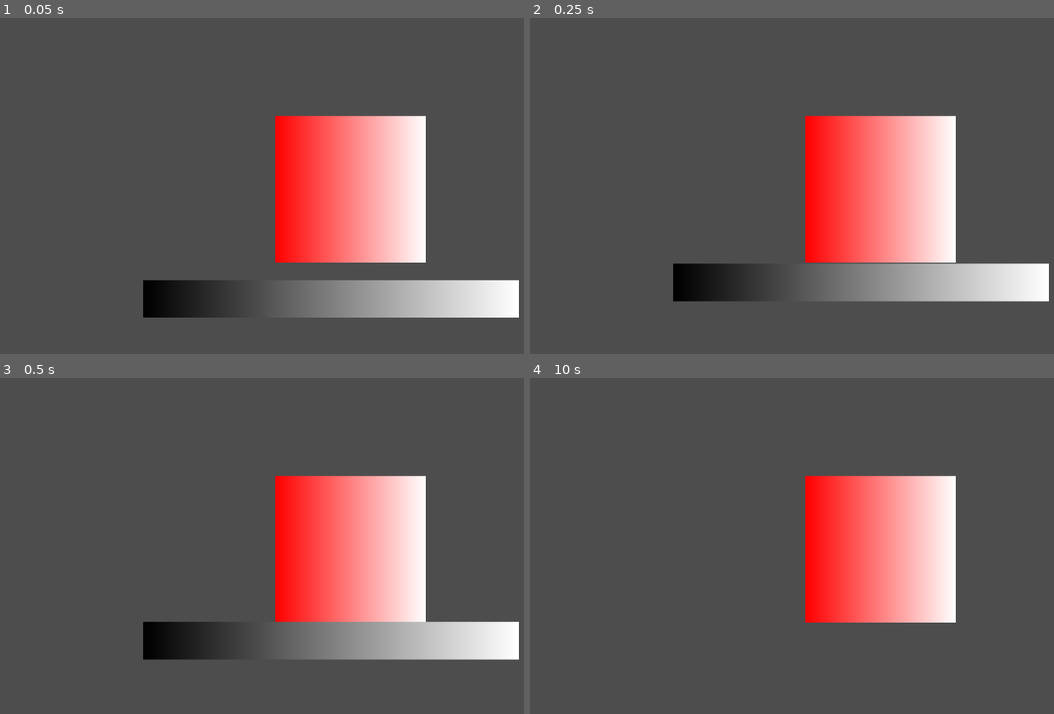
Above: before the commit, frames 1-4 (two rows, left to right).
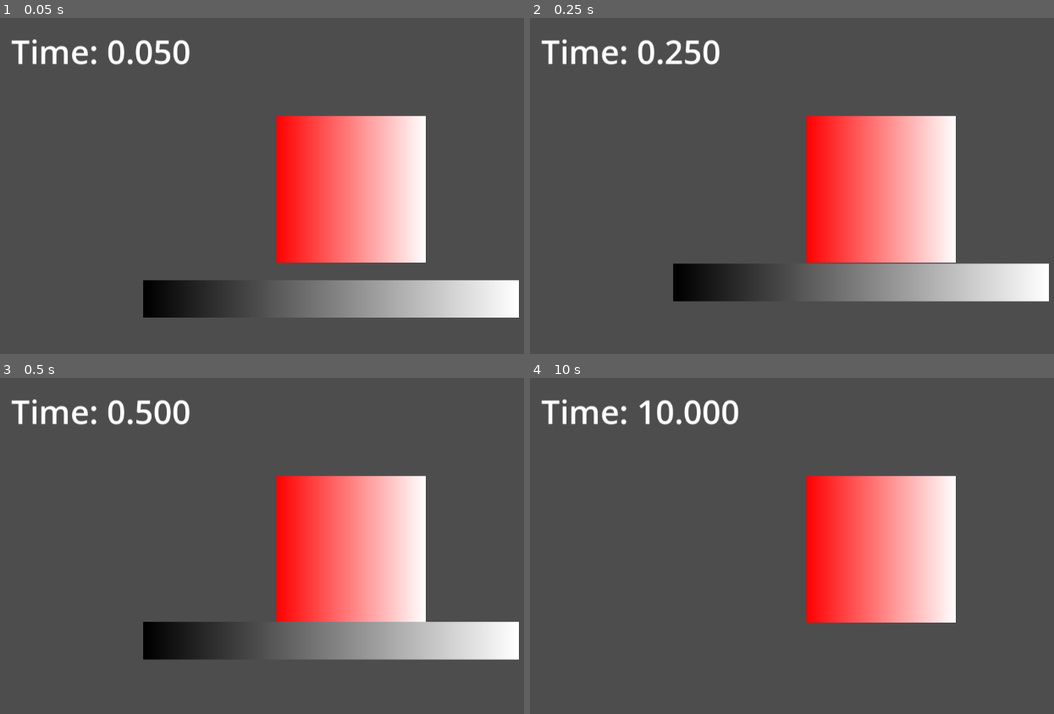
Above: after the commit, the same moments.

Repository: Izzy-Irvine/speed-jam-8-2024
Game: Godot game, scene res://scenes/level/Level.tscn
Same seed, same stepped clock (60 frames per second), same inputs: the game is played once before the commit and once after it.
Inputs:
- Up to frame 1 (0.05 s): no input
- Up to frame 2 (0.25 s): no input
- Up to frame 3 (0.5 s): no input
- Up to frame 4 (10 s): tap Enter (ui_accept) at 0.5, 0.77, 1.52, 3.02, 3.77, 4.52, 6.02, 6.77, 7.52, 9.02, 9.77 s; hold Right (ui_right) 0.53-2.03 s; hold Left (ui_left) 2.03-2.78 s; hold Right (ui_right) 2.78-4.28 s; hold Left (ui_left) 4.28-5.03 s; hold Right (ui_right) 5.03-5.78 s; hold Left (ui_left) 5.78-7.28 s; hold Right (ui_right) 7.28-9.53 s; hold Left (ui_left) from 9.53 s (still down)

The runs differ from the first frame. In frame 1, 1.0% of the frame differs, in the area x 2-37%, y 6-14%; in frame 2, 1.0%; in frame 3, 1.0%; in frame 4, 1.1%, in the area x 2-40%, y 6-14%.

Commit message:
level: add timer

Diff:
--- a/speed-jam-8/scenes/level/Level.tscn
+++ b/speed-jam-8/scenes/level/Level.tscn
@@ -1,8 +1,9 @@
-[gd_scene load_steps=4 format=3 uid="uid://chxk0fydgtc8o"]
+[gd_scene load_steps=5 format=3 uid="uid://chxk0fydgtc8o"]
 
 [ext_resource type="Script" path="res://scenes/level/level.gd" id="1_1hwvt"]
 [ext_resource type="PackedScene" uid="uid://cxnp5bowin02c" path="res://scenes/player/player.tscn" id="1_h0srt"]
 [ext_resource type="PackedScene" uid="uid://c78k6ot6bm2li" path="res://scenes/platform/platform.tscn" id="2_bnhfd"]
+[ext_resource type="Script" path="res://scenes/level/timer.gd" id="5_xumvl"]
 
 [node name="Level" type="Node2D"]
 script = ExtResource("1_1hwvt")
@@ -15,3 +16,16 @@
 
 [node name="Platform1" parent="." instance=ExtResource("2_bnhfd")]
 position = Vector2(-12, 156)
+
+[node name="CanvasLayer" type="CanvasLayer" parent="."]
+offset = Vector2(74.03, 15.475)
+transform = Transform2D(1, 0, 0, 1, 74.03, 15.475)
+
+[node name="Label" type="Label" parent="CanvasLayer"]
+offset_left = -55.03
+offset_top = 2.525
+offset_right = 342.97
+offset_bottom = 262.525
+theme_override_font_sizes/font_size = 56
+text = "TIMER TEXT"
+script = ExtResource("5_xumvl")
--- /dev/null
+++ b/speed-jam-8/scenes/level/timer.gd
@@ -0,0 +1,15 @@
+extends Label
+
+var start;
+var now;
+
+# Called when the node enters the scene tree for the first time.
+func _ready() -> void:
+	start = Time.get_unix_time_from_system()
+
+
+# Called every frame. 'delta' is the elapsed time since the previous frame.
+func _process(delta: float) -> void:
+	now = Time.get_unix_time_from_system()
+	var time_elapsed = now - start
+	text = "Time: %.3f" % (time_elapsed)
